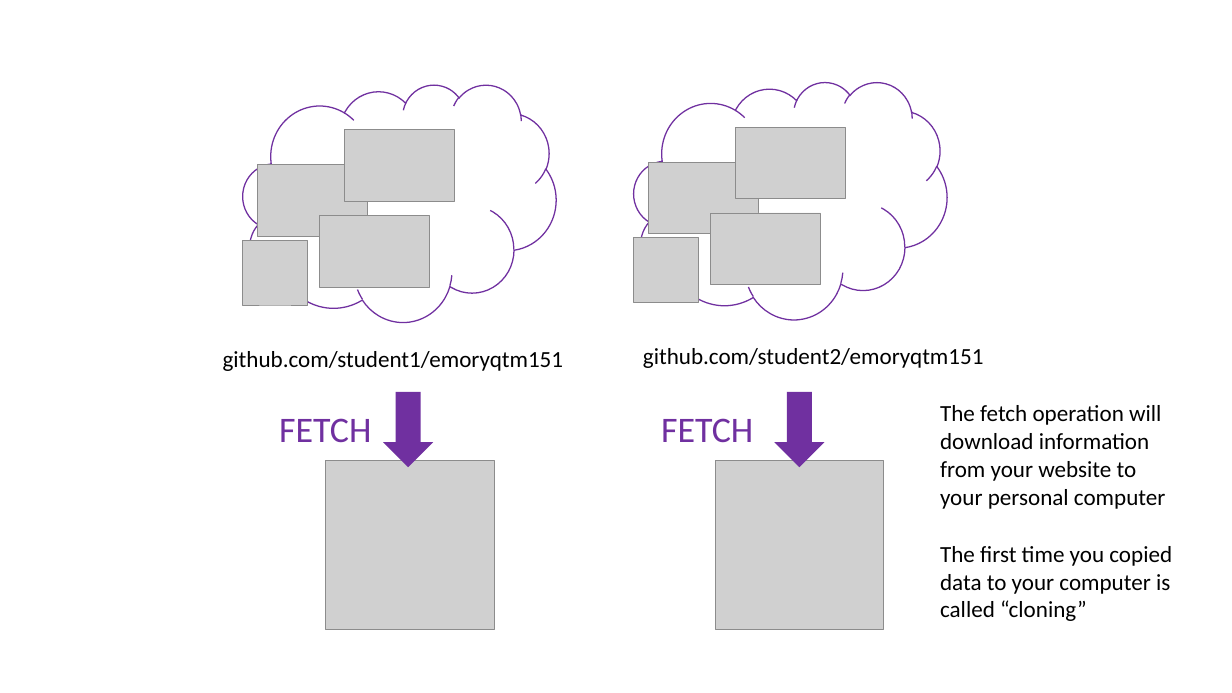
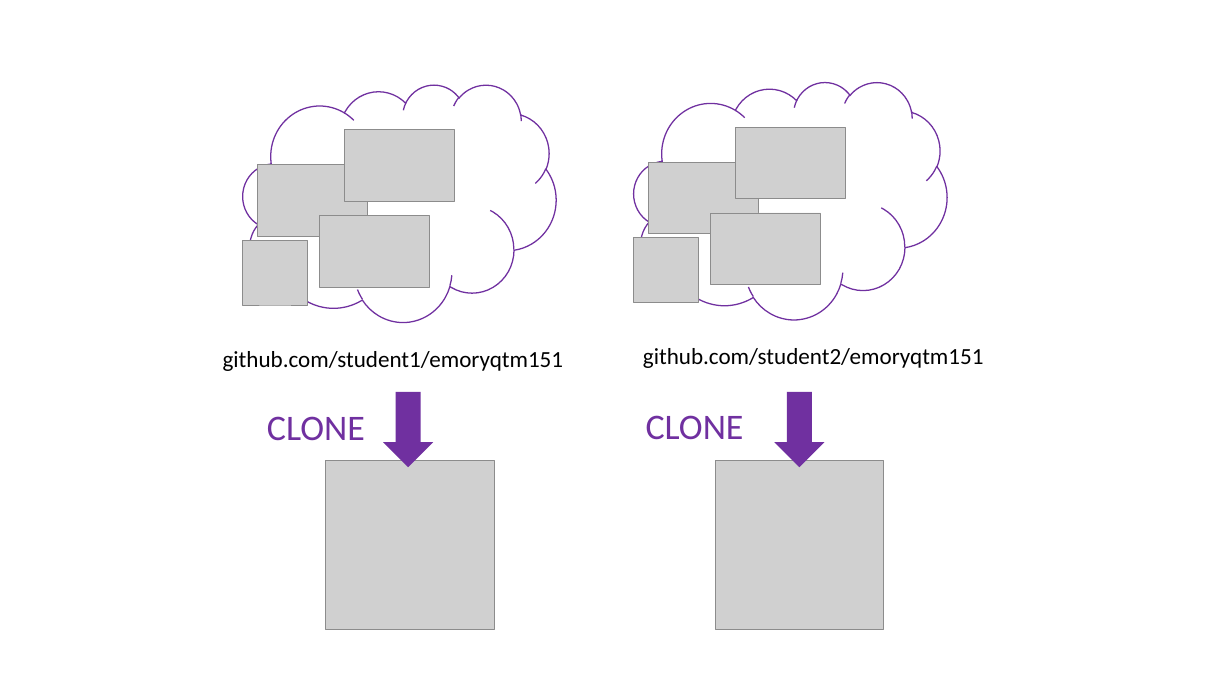
Before and after one commit to yoonpk147/qtm151_fall_2023, a slide deck: slide 7 of lecture_01/Lecture-GithubReview.pptx (slide 5 before the commit). Drawn at 1232x693 pixels with LibreOffice and Linux fonts; fonts in the diff are those of the drawing; grey boxes stand for pictures. Boxes give left, top, right and bottom in pixels: in the first picture for what was removed or moved away, otherwise in the second. Text is boxed around its words. In the diff, an @@ line names an element or a change of style, - is before the commit and + after.

```diff
--- a/lecture_01/Lecture-GithubReview.pptx
+++ b/lecture_01/Lecture-GithubReview.pptx
@@ text at box(267, 416, 365, 441): text changed @@
-FETCH
+CLONE
@@ text at box(646, 415, 744, 440): text changed @@
-FETCH
+CLONE
@@ text removed at box(940, 405, 1165, 509) @@
-The fetch operation will download information from your website to your personal computer
@@ text removed at box(940, 546, 1172, 621) @@
-The first time you copied data to your computer is called “cloning”
```
Also in this commit, not shown: 1 other slide changed, 6 slides added, 2 slides removed.
